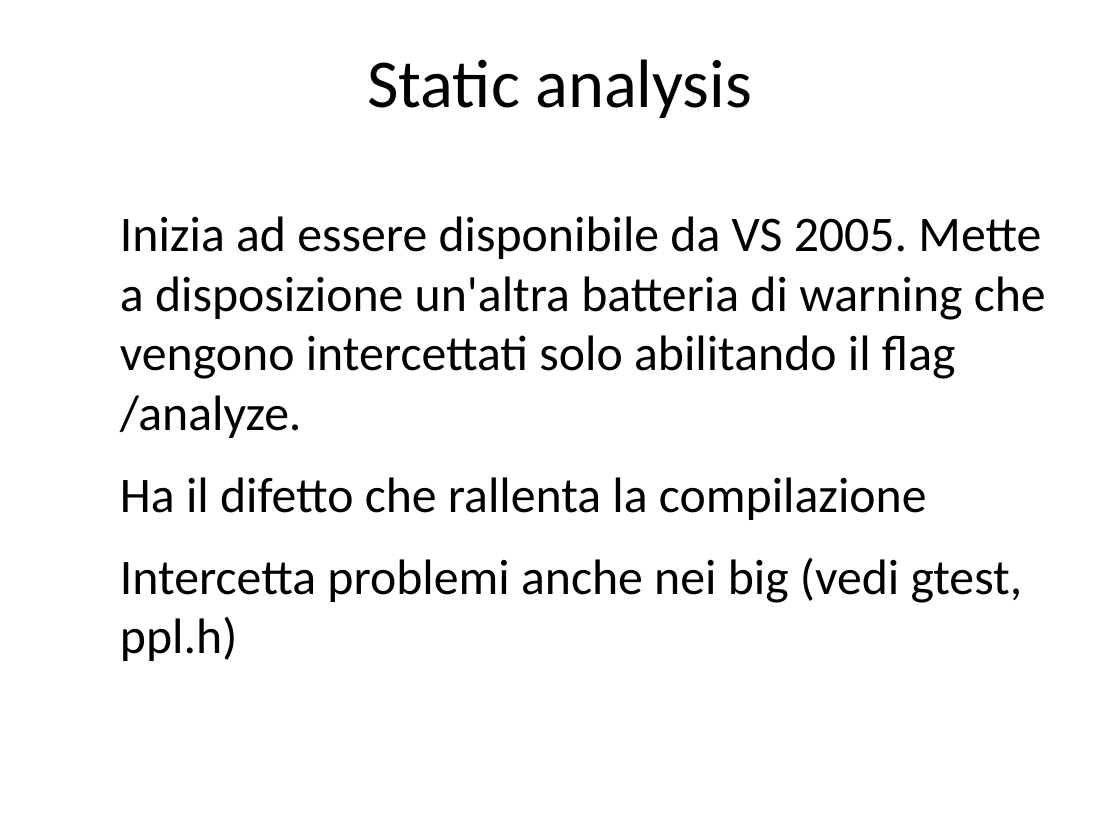
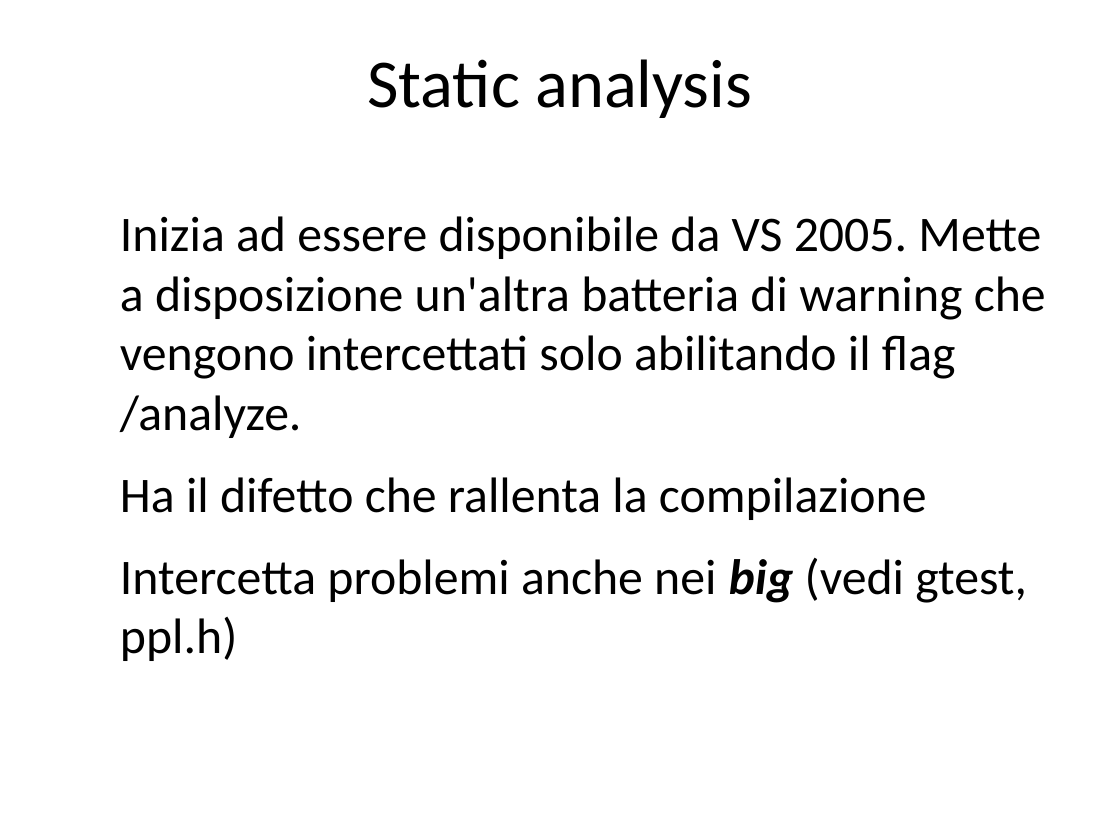
Before and after one commit to rramirez-tec-mx/Repo, a slide deck: slide 32 of La salute del software.odp (slide 31 before the commit). Drawn at 1120x840 pixels with LibreOffice and Linux fonts; fonts in the diff are those of the drawing. Boxes give left, top, right and bottom in pixels: in the first picture for what was removed or moved away, otherwise in the second. Text is boxed around its words. In the diff, an @@ line names an element or a change of style, - is before the commit and + after.

```diff
--- a/La salute del software.odp
+++ b/La salute del software.odp
@@ text at (120,558,1027,661): bold on, italic on in "big" @@
```
Also in this commit, not shown: 10 other slides changed, 16 slides added, 1 slide removed.
